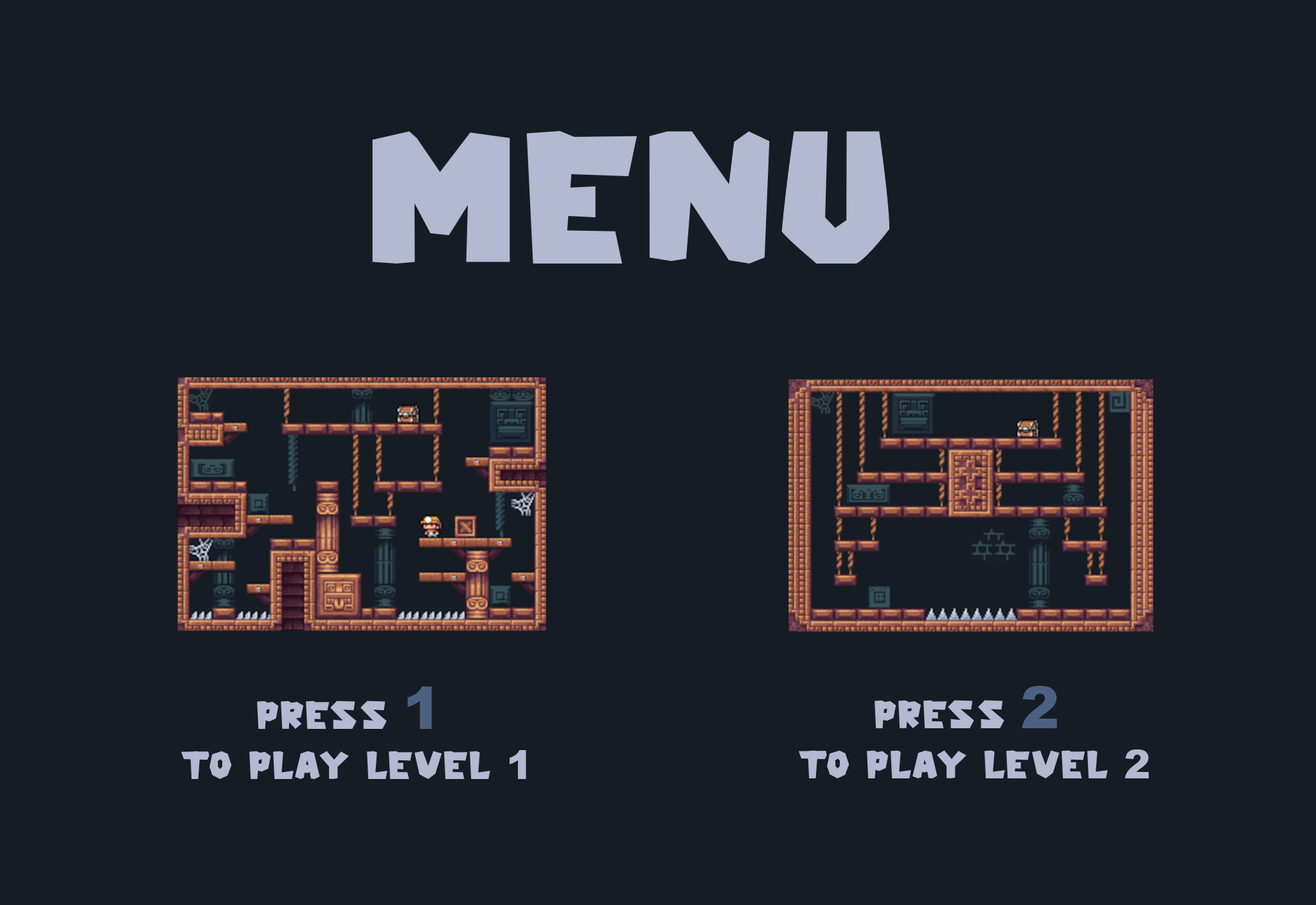
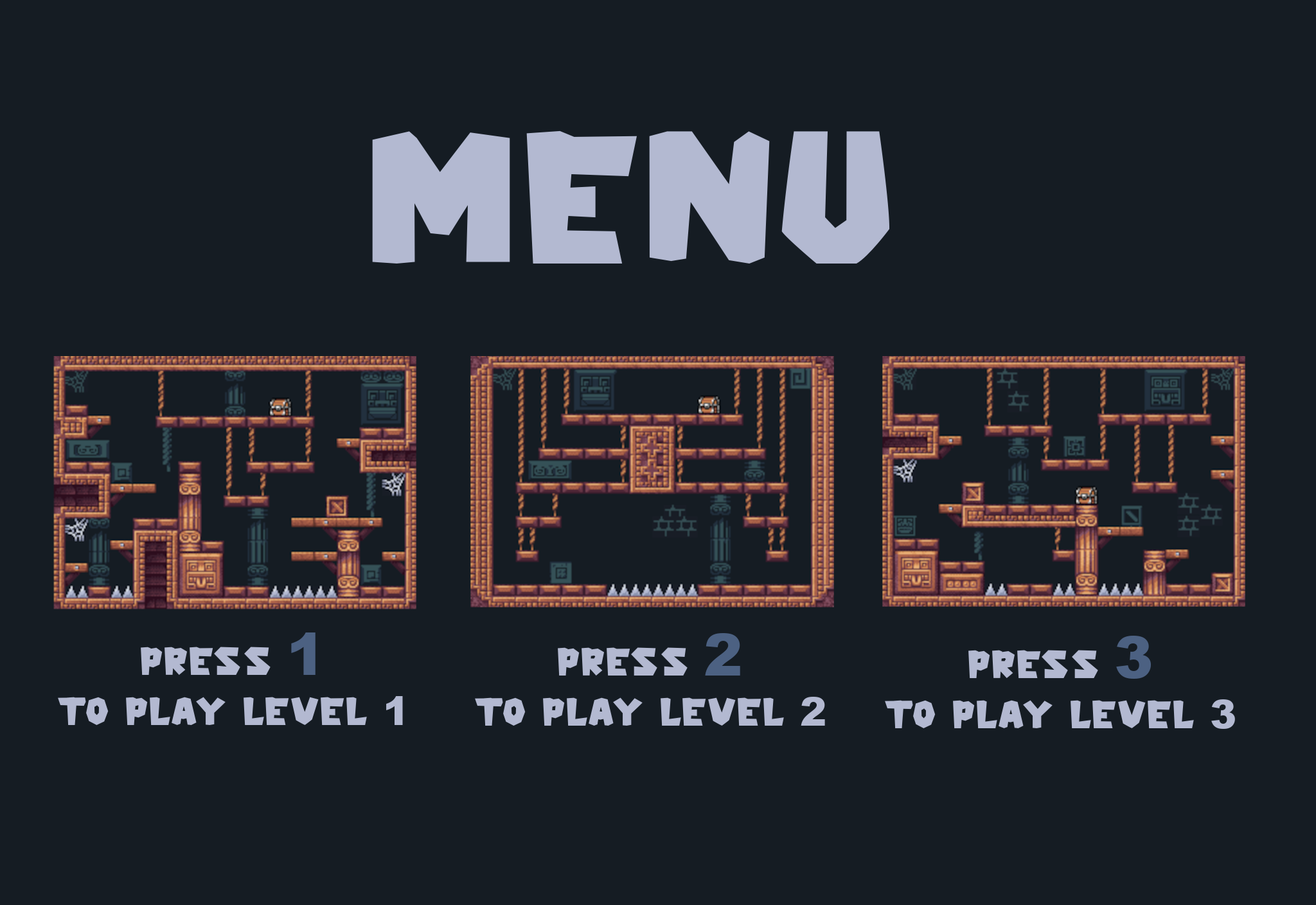
The second 1316×905 image is a revision of the first. Changes to its layers:
painted on "PRESS 1 ..." over [57, 632, 527, 780]
painted on "capa2" over [53, 356, 1246, 632]
added layer "PRESS 3 ..." above "PRESS 2 ..." over [885, 635, 1236, 729]
painted on "PRESS 2 ..." over [475, 633, 1150, 780]
